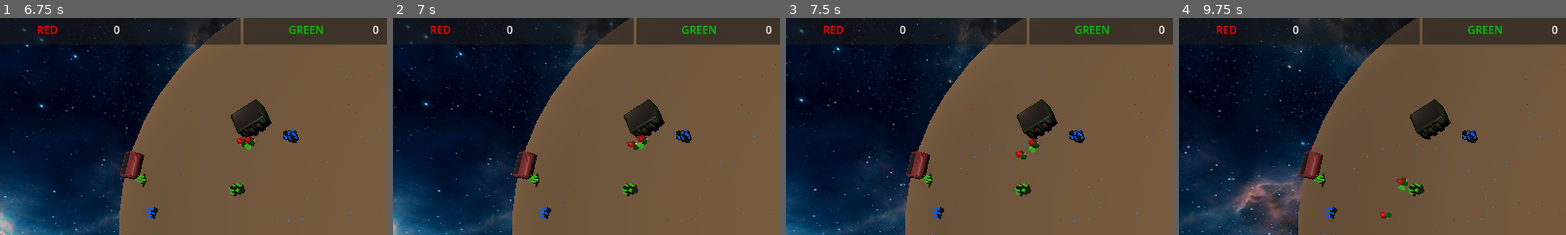
Above: before the commit, frames 1-4 (left to right).
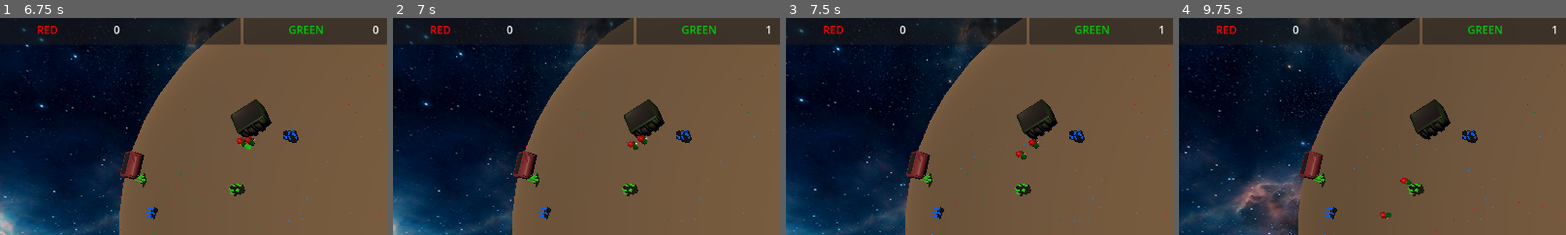
Above: after the commit, the same moments.

Repository: ShadowCurse/gmtk_2024
Game: Godot game, scene res://solar_system.tscn
Two runs of this game, one before a commit and one after it. Both use one fixed random seed, a clock stepped at 60 frames per second and the inputs below.
Inputs (mouse positions are % of the whole screen's width and height, from its top left):
- Up to frame 1 (6.75 s): move the mouse to (72, 45) at 0.52 s; hold Right (ui_right) 0.53-1.28 s; tap one key every 0.75 s from 0.6 s: E (place_hub_blue) W (place_hub_green) Q (place_hub_red) E (place_hub_blue) W (place_hub_green) Q (place_hub_red) E (place_hub_blue) W (place_hub_green) Q (place_hub_red); click (72, 45) at 0.67 s; move the mouse to (30, 55) at 1.27 s; hold Down (ui_down) 1.28-2.03 s; move the mouse to (60, 28) at 2.02 s; hold Right (ui_right) 2.03-2.78 s; move the mouse to (45, 70) at 2.77 s; hold Up (ui_up) 2.78-3.53 s; click (45, 70) at 2.92 s; move the mouse to (80, 65) at 3.52 s; hold Left (ui_left) 3.53-5.03 s; move the mouse to (20, 35) at 4.27 s; move the mouse to (55, 50) at 5.02 s; hold Down (ui_down) 5.03-5.78 s; click (55, 50) at 5.17 s; move the mouse to (35, 25) at 5.77 s; hold Right (ui_right) 5.78-6.53 s; move the mouse to (72, 45) at 6.52 s; hold Up (ui_up) from 6.53 s (still down)
- Up to frame 2 (7 s): keep holding Up (ui_up)
- Up to frame 3 (7.5 s): move the mouse to (30, 55) at 7.27 s; release Up (ui_up) at 7.28 s; hold Right (ui_right) from 7.28 s (still down); tap E (place_hub_blue) at 7.35 s; click (30, 55) at 7.42 s
- Up to frame 4 (9.75 s): move the mouse to (60, 28) at 8.02 s; release Right (ui_right) at 8.03 s; hold Down (ui_down) 8.03-8.78 s; tap W (place_hub_green) at 8.1 s; move the mouse to (45, 70) at 8.77 s; hold Left (ui_left) 8.78-9.53 s; tap Q (place_hub_red) at 8.85 s; move the mouse to (80, 65) at 9.52 s; hold Up (ui_up) from 9.53 s (still down); tap E (place_hub_blue) at 9.6 s; click (80, 65) at 9.67 s
The pictures show only the part of the screen within x 2-52%, y 1-51%; the shares and areas given below are measured in that part.

Frame 1 is identical in both runs. In frame 2, less than 0.1% of the frame differs, in the area x 63-98%, y 3-61%; in frame 3, less than 0.1%; in frame 4, 0.2%, in the area x 52-98%, y 3-91%.
Error before the commit: Invalid call. Nonexistent function 'add_resource' in base 'StaticBody3D (ResourceHub)'. (res://worker.gd:74)

Commit message:
update ui when resources are delivered

Diff:
--- a/hub.gd
+++ b/hub.gd
@@ -97,3 +97,6 @@
     worker.resource_point = resource.resource
     resource.workers.append(worker)
     planet.add_child(worker)
+
+func add_resource(t: ResourcePoint.Type):
+    planet.add_resource(t)
--- a/planet.gd
+++ b/planet.gd
@@ -1,5 +1,7 @@
 extends Node3D
 class_name Planet
+
+@export var ui: UI
 
 @export var new_resource_safe_zone: float = PI / 100.0
 
@@ -32,6 +34,10 @@
 
 var spawn_area_progress: float = 0.1
 var spawn_area_progress_speed: float = 0.01
+
+var red_resources: int = 0
+var green_resources: int = 0
+var blue_resources: int = 0
 
 func _ready():
     pass # Replace with function body.
@@ -167,3 +173,16 @@
     for hub in self.resource_hubs:
         hub.select_resource_points(self.resource_points)
         hub.update_workers()
+
+
+func add_resource(type: ResourcePoint.Type):
+    match type:
+      ResourcePoint.Type.Red:
+        self.red_resources += 1
+        self.ui.update_red_count(self.red_resources)
+      ResourcePoint.Type.Green:
+        self.green_resources += 1
+        self.ui.update_green_count(self.green_resources)
+      ResourcePoint.Type.Blue:
+        self.blue_resources += 1
+        self.ui.update_blue_count(self.blue_resources)
--- a/solar_system.tscn
+++ b/solar_system.tscn
@@ -36,7 +36,8 @@
 shadow_opacity = 0.0
 shadow_blur = 0.0
 
-[node name="planet" parent="." instance=ExtResource("2_a8n8s")]
+[node name="planet" parent="." node_paths=PackedStringArray("ui") instance=ExtResource("2_a8n8s")]
+ui = NodePath("../ui")
 
 [node name="WorldEnvironment" type="WorldEnvironment" parent="."]
 environment = SubResource("Environment_evmge")
--- a/ui.gd
+++ b/ui.gd
@@ -1,4 +1,5 @@
 extends Control
+class_name UI
 
 @onready var red_count = $VBoxContainer/HBoxContainer/red/HBoxContainer/red_count
 @onready var green_count = $VBoxContainer/HBoxContainer/green/HBoxContainer/green_count
